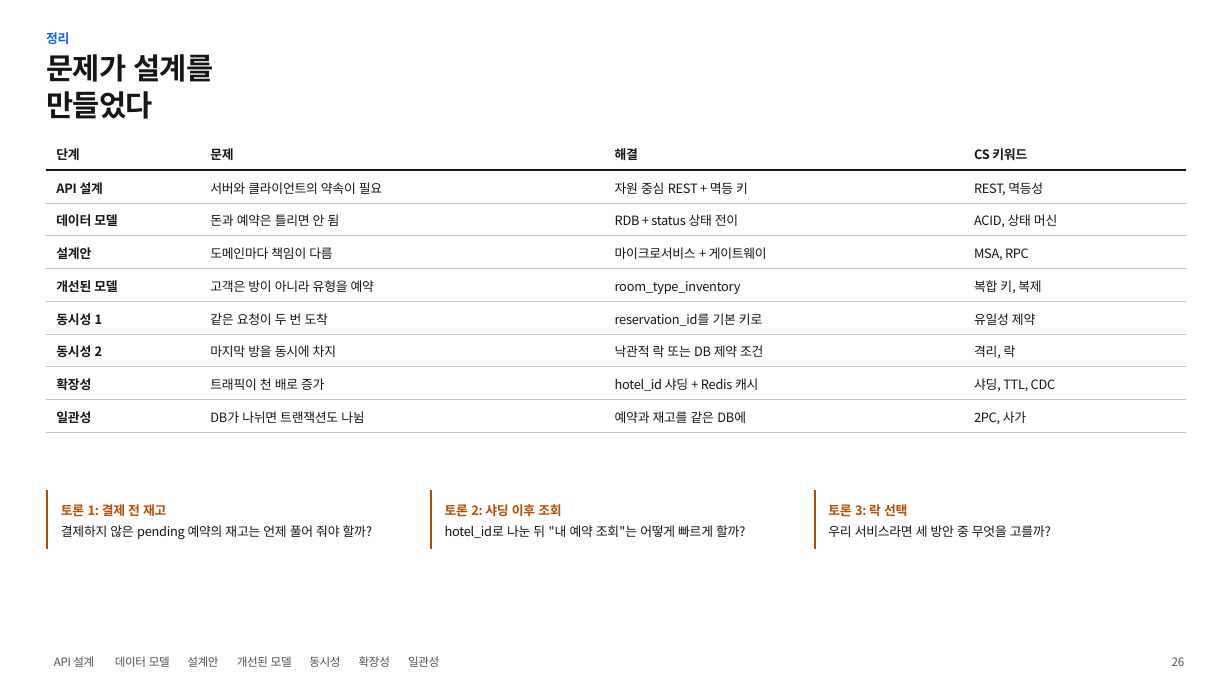
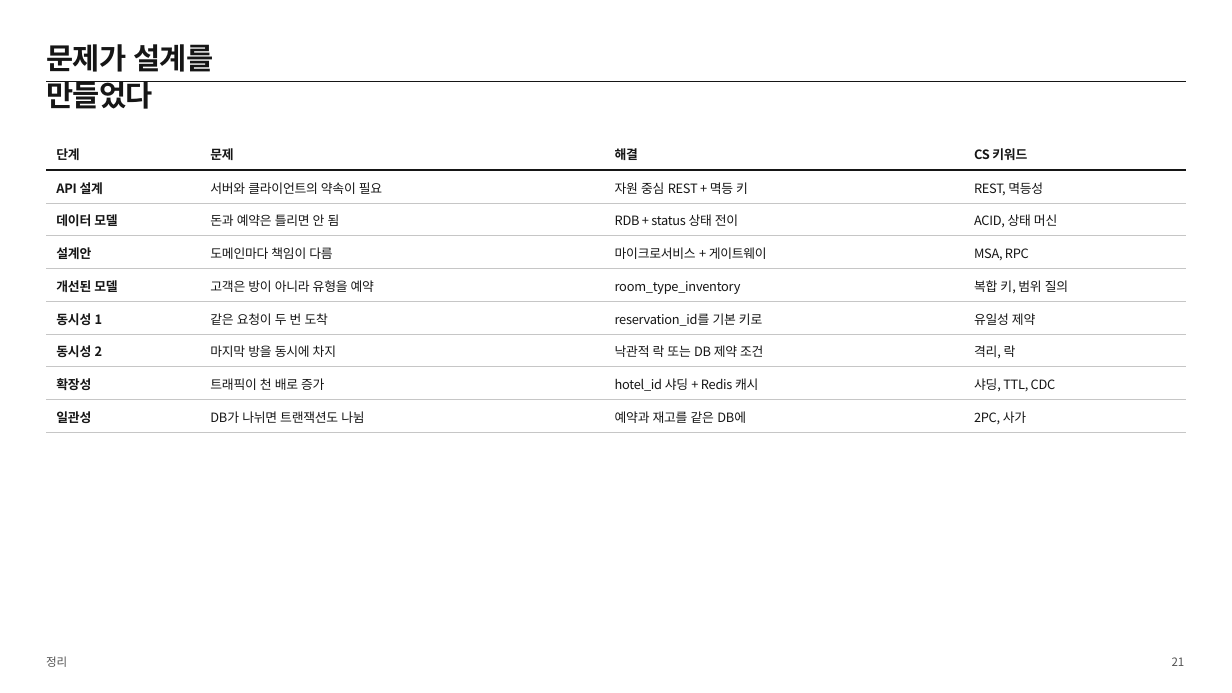
Before and after one commit to likelion-khu-BE/system-design-study, a slide deck: slide 21 of w05-호텔-예약-시스템/발표자료/호텔 예약 시스템 발표자료_윤선재.pptx (slide 26 before the commit). Drawn at 1232x693 pixels with LibreOffice and Linux fonts; fonts in the diff are those of the drawing. Boxes give left, top, right and bottom in pixels: in the first picture for what was removed or moved away, otherwise in the second. Text is boxed around its words. In the diff, an @@ line names an element or a change of style, - is before the commit and + after.

```diff
--- a/w05-호텔-예약-시스템/발표자료/호텔 예약 시스템 발표자료_윤선재.pptx
+++ b/w05-호텔-예약-시스템/발표자료/호텔 예약 시스템 발표자료_윤선재.pptx
@@ title "문제가 설계를 만들었다": place and size @@
-title "문제가 설계를 만들었다" at (46,54,213,119)
+title "문제가 설계를 만들었다" at (46,44,213,109)
@@ line added from (46, 81) to (1186, 81), #161616 1.5 pt @@
@@ text at (974,280,1068,293): text changed @@
-복합 키, 복제
+복합 키, 범위 질의
@@ line removed from (47, 490) to (47, 549) @@
@@ text removed at (61,504,166,517) @@
-토론 1: 결제 전 재고
@@ line removed from (431, 490) to (431, 549) @@
@@ text removed at (445,504,561,517) @@
-토론 2: 샤딩 이후 조회
@@ line removed from (814, 490) to (814, 549) @@
@@ text removed at (828,504,907,517) @@
-토론 3: 락 선택
@@ text removed at (61,525,372,539) @@
-결제하지 않은 pending 예약의 재고는 언제 풀어 줘야 할까?
@@ text removed at (445,525,745,538) @@
-hotel_id로 나눈 뒤 "내 예약 조회"는 어떻게 빠르게 할까?
@@ text removed at (828,525,1051,537) @@
-우리 서비스라면 세 방안 중 무엇을 고를까?
@@ text "정리": place and size @@
-text "정리" at (46,32,69,44)
+text "정리" at (46,656,67,667)
@@ text "정리" at (46,656,67,667): size 15 to 13.5 pt, text colour #0F62FE to #525252, bold off; line spacing 21pt to 17.5pt @@
@@ text removed at (54,656,94,667) @@
-API 설계
@@ text removed at (115,656,170,667) @@
-데이터 모델
@@ text removed at (187,656,218,667) @@
-설계안
@@ text removed at (237,656,292,667) @@
-개선된 모델
@@ text removed at (309,656,340,667) @@
-동시성
@@ text removed at (359,656,390,667) @@
-확장성
@@ text removed at (408,656,439,667) @@
-일관성
@@ text at (1172,657,1185,666): text changed @@
-26
+21
```
Also in this commit, not shown: 18 other slides changed, 2 slides added, 7 slides removed, 1 other file.
